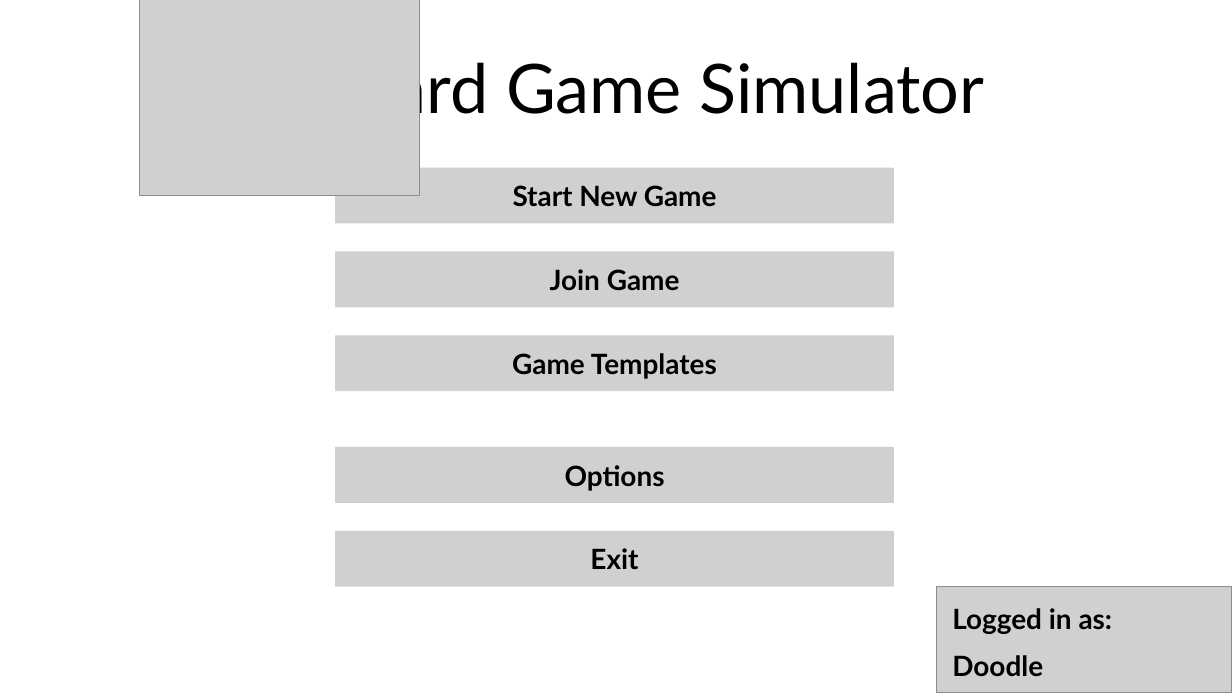
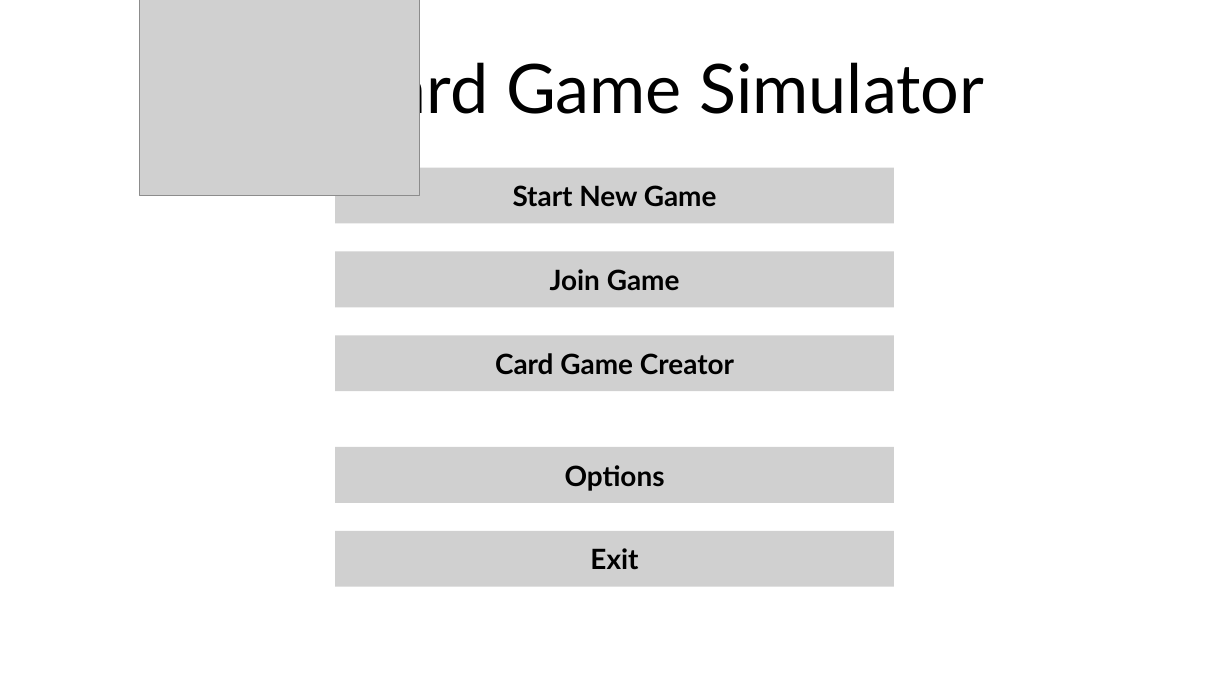
Before and after one commit to NyaaDoodle/card-game-simulator, a slide deck: slide 1 of Documents/Proposal Screen Sketches.odp. Drawn at 1232x693 pixels with LibreOffice and Linux fonts; fonts in the diff are those of the drawing; grey boxes stand for pictures; background and template pictures are left out. Boxes give left, top, right and bottom in pixels: in the first picture for what was removed or moved away, otherwise in the second. Text is boxed around its words. In the diff, an @@ line names an element or a change of style, - is before the commit and + after.

```diff
--- a/Documents/Proposal Screen Sketches.odp
+++ b/Documents/Proposal Screen Sketches.odp
@@ text in picture at (495, 353, 734, 375): text changed @@
-Game Templates
+Card Game Creator
@@ picture removed at (937, 587, 1232, 693) @@
@@ text removed at (952, 608, 1113, 634) @@
-Logged in as:
@@ text removed at (952, 655, 1043, 676) @@
-Doodle
```
Also in this commit, not shown: 1 slide added, 3 other files.
